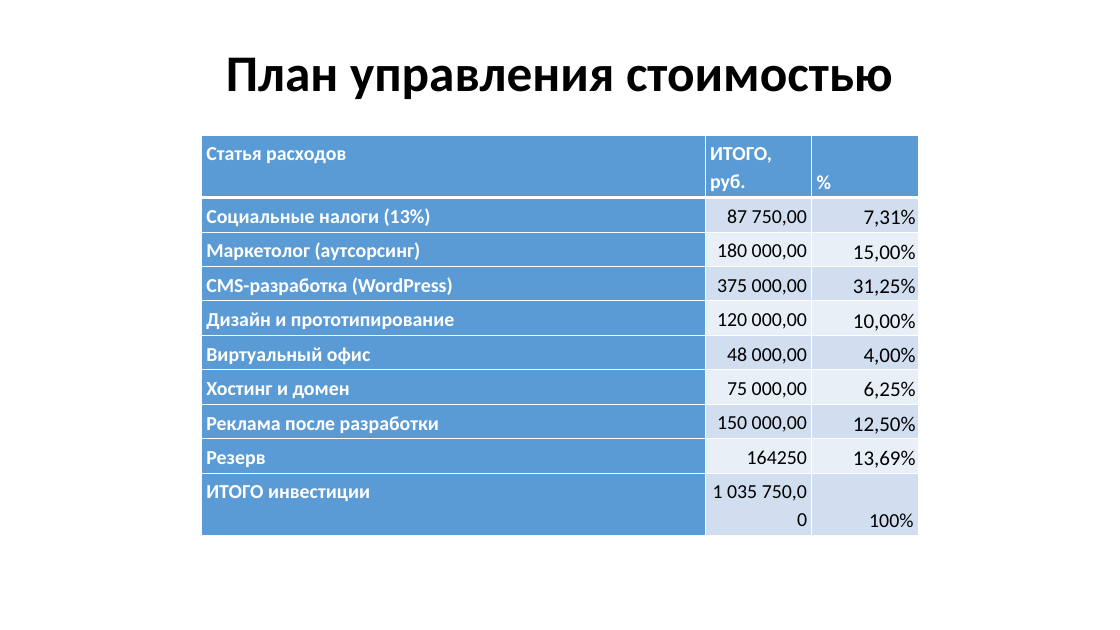
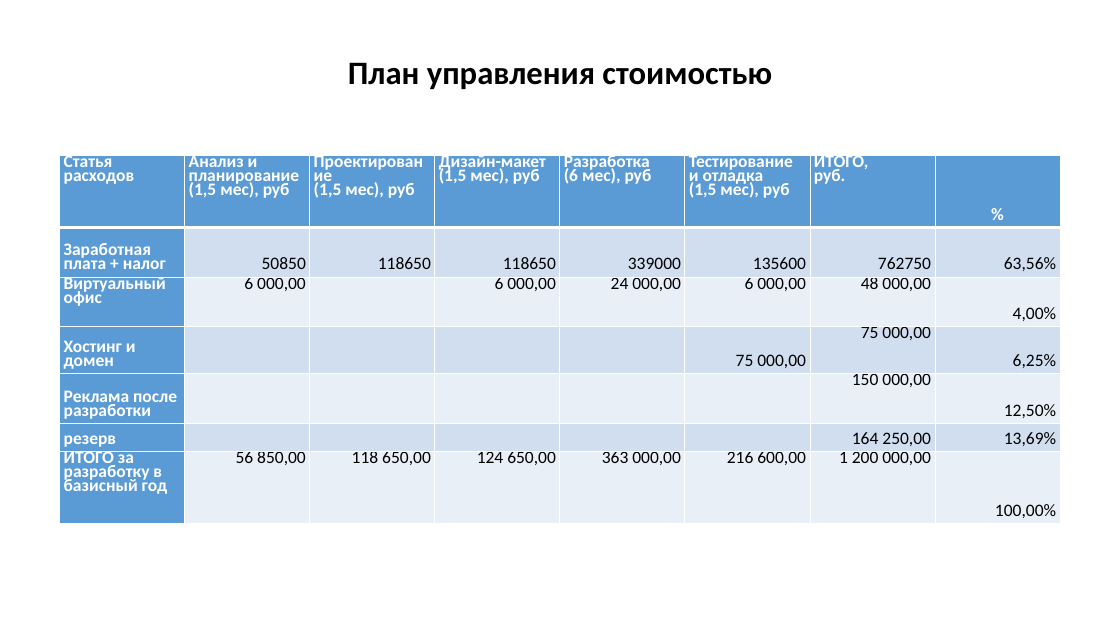
Before and after one commit to LYuree/UiTP, a slide deck: slide 8 of УиТП презентация.pptx (slide 11 before the commit). Drawn at 1120x630 pixels with LibreOffice and Linux fonts; fonts in the diff are those of the drawing. Boxes give left, top, right and bottom in pixels: in the first picture for what was removed or moved away, otherwise in the second. Text is boxed around its words. In the diff, an @@ line names an element or a change of style, - is before the commit and + after.

```diff
--- a/УиТП презентация.pptx
+++ b/УиТП презентация.pptx
@@ title "План управления стоимостью" at (x1=348, y1=62, x2=772, y2=89): size 44 to 28 pt @@
@@ table at (x1=60, y1=156, x2=1061, y2=524) @@
-Статья расходов | ИТОГО, руб. | %
-Социальные налоги (13%) | 87 750,00 | 7,31%
-Маркетолог (аутсорсинг) | 180 000,00 | 15,00%
-CMS-разработка (WordPress) | 375 000,00 | 31,25%
-Дизайн и прототипирование | 120 000,00 | 10,00%
-Виртуальный офис | 48 000,00 | 4,00%
-Хостинг и домен | 75 000,00 | 6,25%
-Реклама после разработки | 150 000,00 | 12,50%
-Резерв | 164250 | 13,69%
-ИТОГО инвестиции | 1 035 750,00 | 100%
+Статья расходов | Анализ и планирование (1,5 мес), руб | Проектирование (1,5 мес), руб | Дизайн-макет (1,5 мес), руб | Разработка (6 мес), руб | Тестирование и отладка (1,5 мес), руб | ИТОГО, руб. | %
+Заработная плата + налог | 50850 | 118650 | 118650 | 339000 | 135600 | 762750 | 63,56%
+Виртуальный офис | 6 000,00 |  | 6 000,00 | 24 000,00 | 6 000,00 | 48 000,00 | 4,00%
+Хостинг и домен |  |  |  |  | 75 000,00 | 75 000,00 | 6,25%
+Реклама после разработки |  |  |  |  |  | 150 000,00 | 12,50%
+резерв |  |  |  |  |  | 164 250,00 | 13,69%
+ИТОГО за разработку в базисный год | 56 850,00 | 118 650,00 | 124 650,00 | 363 000,00 | 216 600,00 | 1 200 000,00 | 100,00%
@@ table resized from (x1=202, y1=135, x2=919, y2=535) to (x1=60, y1=156, x2=1061, y2=524) @@
```
Also in this commit, not shown: 3 other slides changed, 3 slides added, 7 slides removed, 1 other file.
